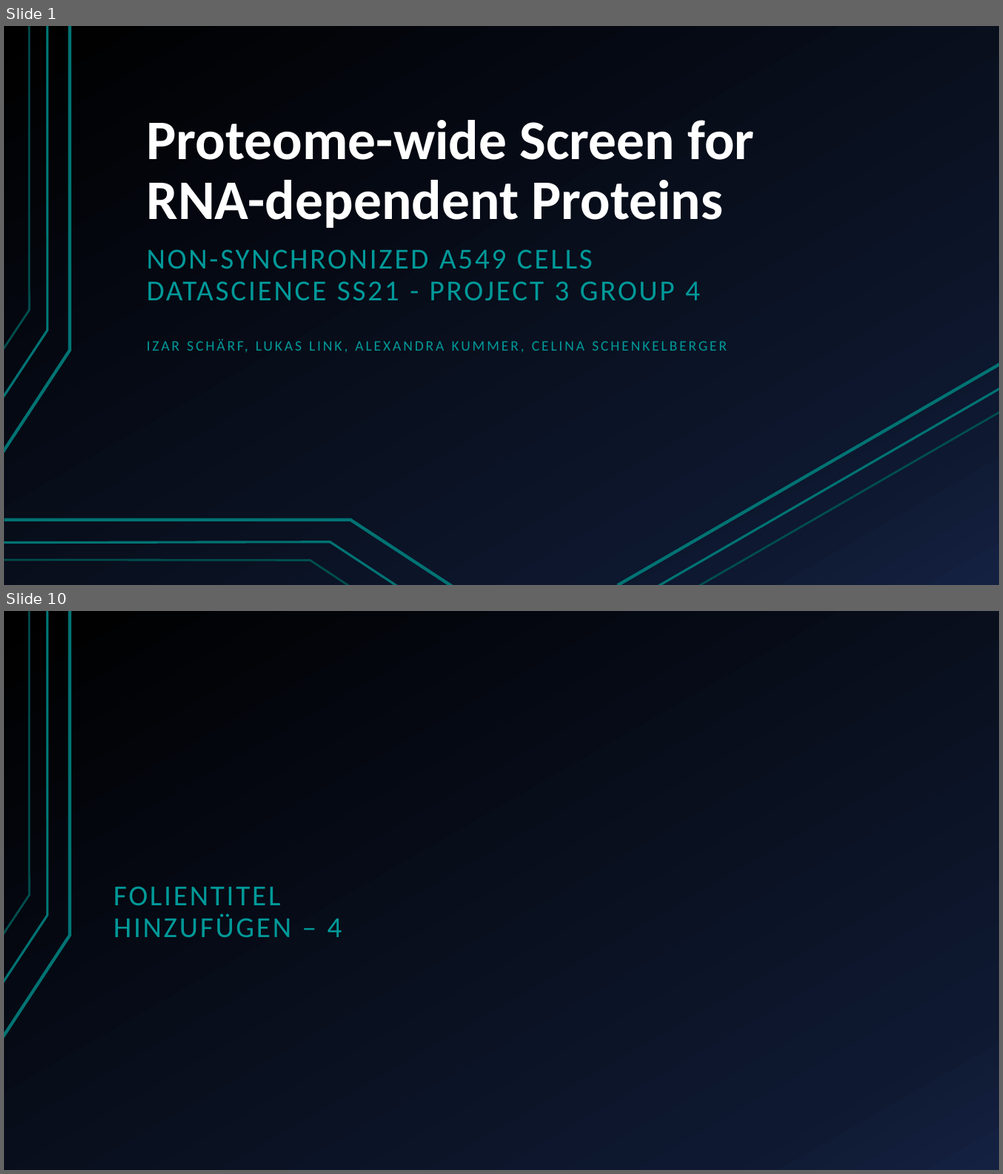
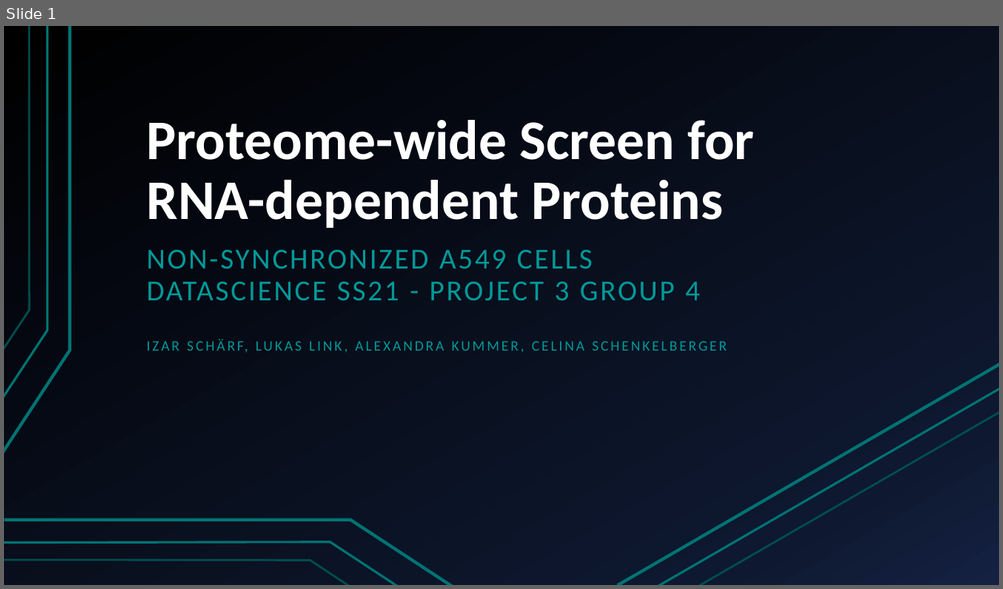
Before and after one commit to AlexandraKummer/2021-topic-03-team-04, a slide deck: Project proposal.pptx. Shown one above the other, each under a label of ours: slides 1 and 10 before the commit, slide 1 after it; the slides between them are not shown. The pictures are 1003x1174 and 1003x589 pixels, drawn with LibreOffice and Linux fonts; fonts in the diff are those of the drawing. Boxes give left, top, right and bottom in pixels: in the first picture for what was removed or moved away, otherwise in the second. Text is boxed around its words. In the diff, an @@ line names an element or a change of style, - is before the commit and + after.

```diff
--- a/Project proposal.pptx
+++ b/Project proposal.pptx
@@ slide 10 removed at [4, 611, 999, 1170], background gradient #000000 to #0F1931 to #142242; not listed: 3 template elements that a slide beside it also shows @@
@@ title removed at [114, 886, 342, 937] @@
-FOLIENTITEL HINZUFÜGEN – 4
```
Also in this commit, not shown: 4 slides changed, 7 slides added, 5 other slides removed.
